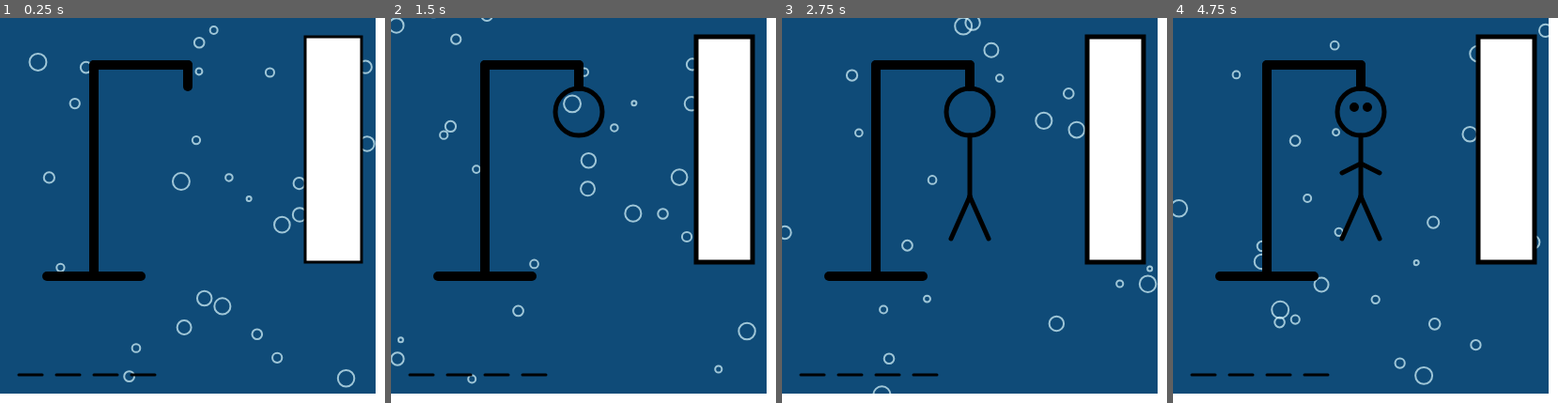
Above: before the commit, frames 1-4 (left to right).
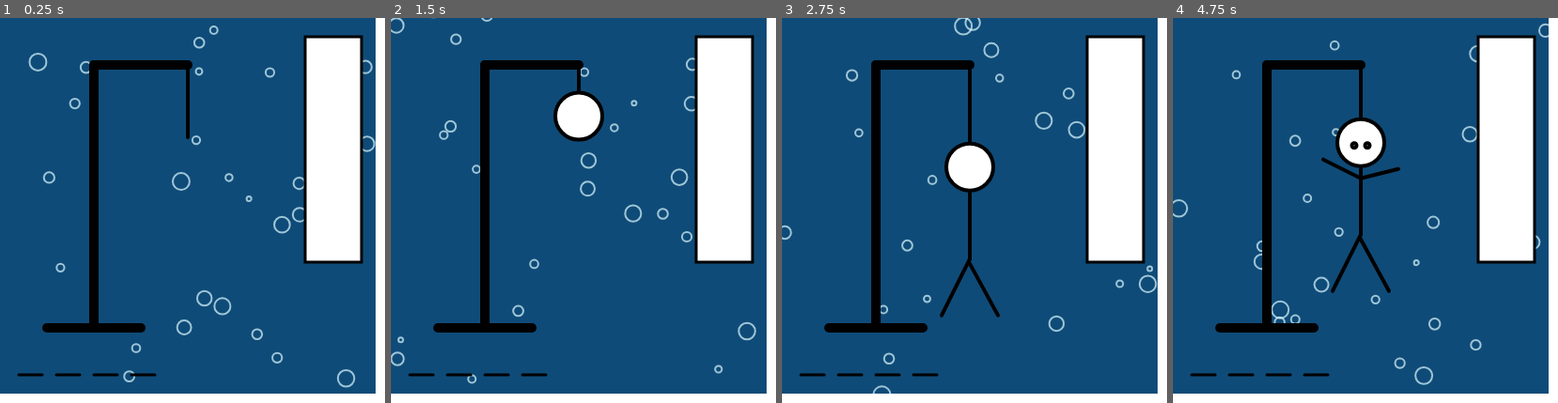
Above: after the commit, the same moments.

Repository: Saanvi-Kirdak/Better-Hangman
Game: browser game, page index.html
The game is run twice, just before and just after one commit, with the same random seed, the same clock (stepped at 60 frames per second) and the same inputs.
Inputs (mouse positions are in pixels of both pictures, inside the frame that each line leads up to):
- Up to frame 1 (0.25 s): no input
- Up to frame 2 (1.5 s): click (579, 206) at 0.27 s; tap Space at 1.1 s
- Up to frame 3 (2.75 s): tap Space at 1.6, 2.1, 2.6 s
- Up to frame 4 (4.75 s): tap Space every 0.5 s from 3.1 to 4.6 s

The runs differ from the first frame. In frame 1, 1.7% of the frame differs, in the area x 10-50%, y 10-82%; in frame 2, 4.4%; in frame 3, 5.8%; in frame 4, 5.9%, in the area x 10-95%, y 4-82%.
Error in both runs: TypeError: p5.prototype.registerMethod is not a function

Commit message:
primitive physics

Diff:
--- /dev/null
+++ b/hangman.js
@@ -0,0 +1,91 @@
+let circleY = 0
+let restY = 100
+const stiff = 100
+const displacement = circleY-restY
+let velocity =0
+let bodyMass = 15
+let armMass = 5
+let legMass = 10
+
+function drawHead(){
+  if (limbCount > 0){
+    fill("#FFFFFF")
+    strokeWeight(4)
+    circle(200,circleY,50)
+
+    circleY += 3
+  }
+}
+function drawTorso(){
+  if (limbCount > 1){
+    let lineX = 200
+    let lineY = circleY + 20
+    strokeWeight(4);
+    let x = createVector(lineX,lineY+5);
+    let y = createVector(lineX, lineY + 75);
+    line(x.x,x.y,y.x,y.y)
+
+    circleY += bodyMass
+  }
+}
+
+function drawLeg1(){
+  if (limbCount > 2){
+    strokeWeight(4)
+    p1 = createVector(200,circleY+80)
+    p2 = createVector(170,circleY +140)
+    line(p1.x,p1.y,p2.x,p2.y)
+
+    circleY += legMass
+  }
+}
+
+function drawLeg2(){
+  if (limbCount > 3){
+    strokeWeight(4)
+    p1 = createVector(200,circleY+75)
+    p2 = createVector(230, circleY+130)
+    line(p1.x,p1.y,p2.x,p2.y)
+
+    circleY += legMass
+  }
+}
+
+function drawArm1(){
+  if (limbCount > 4){
+    line(160,circleY,200,circleY+20)
+  }
+}
+function drawArm2(){
+  if (limbCount > 5){
+    line(200,circleY+20,240,circleY+10)
+
+  }
+}
+
+function drawEye1(){
+  if (limbCount > 6){
+    if (frameCount % 120 >= 5){
+    circle(193,circleY-35,5)
+    }else{
+      line(190,circleY-35,198,circleY-35)
+    }
+
+  }
+}
+
+function drawEye2(){
+  if (limbCount > 7){
+    if (frameCount % 120 >= 8){
+    circle(207,circleY-35,5)}
+    else{
+      line(202,circleY-35,210,circleY-35)
+    }
+  }
+}
+
+function drawMouth(){
+  if (limbCount > 8){
+    arc(200,circleY-20,10,5,0,PI)
+  }
+}
--- a/index.html
+++ b/index.html
@@ -13,6 +13,7 @@
   <body>
     <main>
     </main>
+    <script src="hangman.js"></script>
     <script src="sketch.js"></script>
   </body>
 </html>
--- a/sketch.js
+++ b/sketch.js
@@ -31,6 +31,12 @@
 }
 
 function draw() {
+  //physics!! yay!!
+   const acceleration = (restY-circleY)*stiff
+  const dt = deltaTime/1000
+  velocity += acceleration * dt
+  circleY += velocity * dt
+  velocity *= 0.95
   background (15, 75, 120)
   //draw animated bubbles
   drawBubbles()
@@ -40,14 +46,24 @@
   // added stroke(0)
   stroke(0)
   strokeWeight(10)
-  line(100, 50, 100, 275)
+  line(100, 50, 100, 330)
   line(100, 50, 200, 50)
-  line(50, 275, 150, 275)
-  line(200, 50, 200, 73)
+  line(50, 330, 150, 330)
+  strokeWeight(4)
+  line(200, 50, 200, circleY-25)
   drawLines()
   drawLetters()
-  drawHangMan()
   drawWrongLetters()
+  drawHead()
+  drawTorso()
+  drawArm1()
+  drawArm2()
+  drawLeg1()
+  drawLeg2()
+  drawEye1()
+  drawEye2()
+  drawMouth()
+
 }
 
 function drawWrongLetters() {
@@ -77,46 +93,6 @@
   }
 }
 
-function drawHangMan() {
-  if (limbCount > 0) {
-    // head
-    noFill();
-    strokeWeight(5)
-    circle(200, 100, 50)
-  }
-  if (limbCount > 1) {
-    // torso
-    line(200, 125, 200, 190)
-  }
-  if (limbCount > 2) {
-    // leg 1
-    line(200, 190, 180, 235)
-  }
-  if (limbCount > 3) {
-    // leg 2
-    line(200, 190, 220, 235)
-  }
-  if (limbCount > 4) {
-    // arm 1
-    line(180, 165, 200, 155)
-  }
-  if (limbCount > 5) {
-    // arm 2
-    line(220, 165, 200, 155)
-  }
-  if (limbCount > 6) {
-    // eye 1
-    circle(193, 95, 5)
-  }
-  if (limbCount > 7) {
-    // eye 2
-    circle(207, 95, 5)
-  }
-  if (limbCount > 8) {
-    // mouth
-    arc(200, 108, 15, 15, 0, PI);
-  }
-}
 
 function startGame() {
   chooseWord()
Empty file added: music.js
